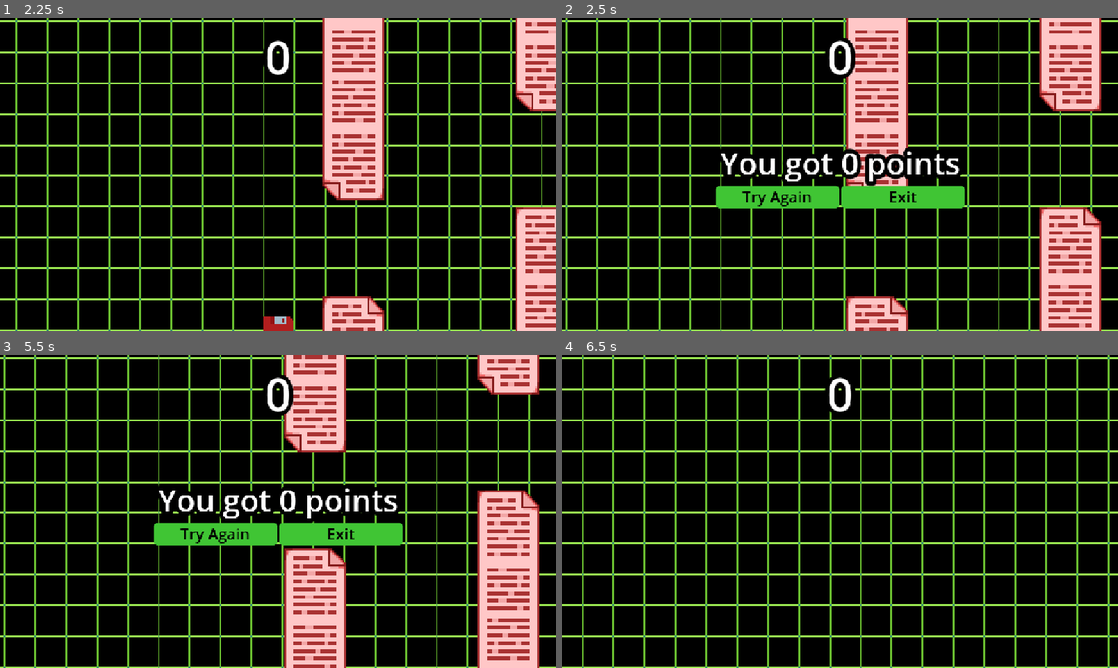
Above: before the commit, frames 1-4 (two rows, left to right).
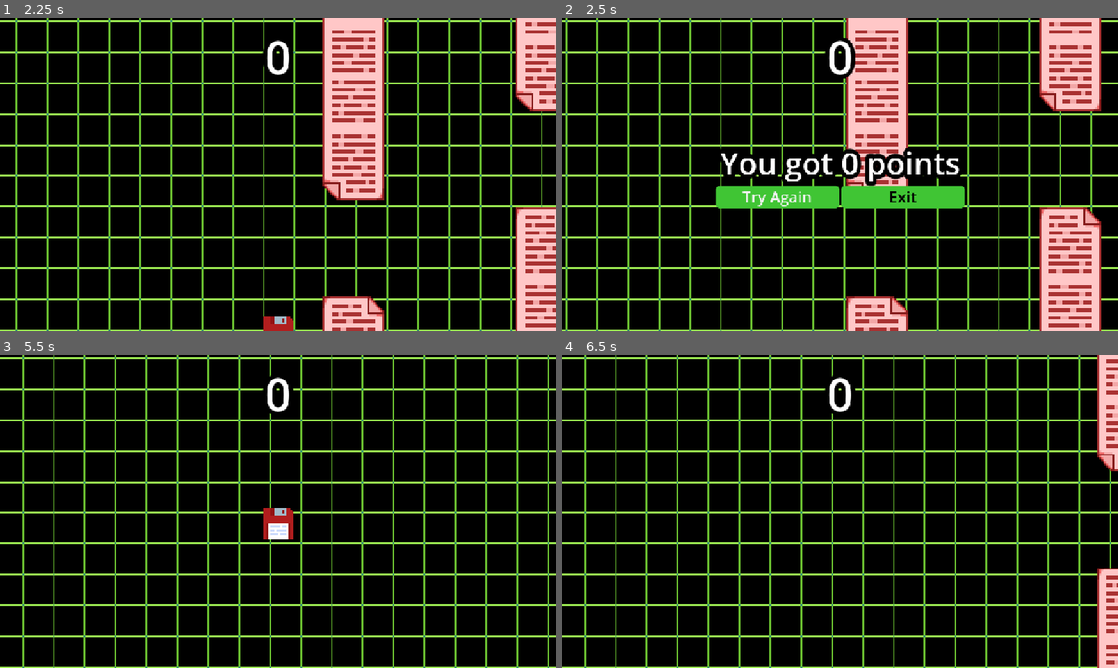
Above: after the commit, the same moments.

Repository: Oblitiel/FlappyDisk
Game: Godot game, scene res://scenes/game_controller/game_controller.tscn
Same seed, same stepped clock (60 frames per second), same inputs: the game is played once before the commit and once after it.
Inputs (mouse positions are in pixels of both pictures, inside the frame that each line leads up to):
- Up to frame 1 (2.25 s): tap Space (jump) at 0.77, 1.07, 1.52, 1.82 s
- Up to frame 2 (2.5 s): no input
- Up to frame 3 (5.5 s): click "Try Again" at 2.75 s; tap Space (jump) at 3.77, 4.07, 4.52, 4.82, 5.27 s
- Up to frame 4 (6.5 s): tap Space (jump) at 5.57 s; click (778, 533) at 5.75 s, where only the run before the commit has a clickable "Try Again"

Frame 1 is identical in both runs. In frame 2, 0.2% of the frame differs, in the area x 32-45%, y 55-61%; in frame 3, 29%, in the area x 0-99%, y 0-100%; in frame 4, 14%.

Commit message:
Death Menu focus

Diff:
--- a/scenes/game_controller/ui_manager.gd
+++ b/scenes/game_controller/ui_manager.gd
@@ -13,9 +13,7 @@
 	return score_ui.score
 
 func show_death_menu() -> void:
-	death_menu.show()
-	print(get_score())
-	death_menu.update_message()
+	death_menu.show_death_menu()
 
 func hide_death_menu() -> void:
-	death_menu.hide()
+	death_menu.hide_death_menu()
--- a/scenes/ui/death_menu/death_menu.gd
+++ b/scenes/ui/death_menu/death_menu.gd
@@ -13,6 +13,13 @@
 func _on_reset_pressed() -> void:
 	GameController.instance.reset_game()
 
-
 func _on_exit_pressed() -> void:
 	GameController.instance.exit_game()
+
+func show_death_menu() -> void:
+	show()
+	update_message()
+	$VBoxContainer/HBoxContainer/Reset.grab_focus()
+
+func hide_death_menu() -> void:
+	hide()
--- a/scenes/ui/death_menu/death_menu.tscn
+++ b/scenes/ui/death_menu/death_menu.tscn
@@ -1,6 +1,9 @@
-[gd_scene load_steps=7 format=3 uid="uid://c1xhvexpi512s"]
+[gd_scene load_steps=8 format=3 uid="uid://c1xhvexpi512s"]
 
 [ext_resource type="Script" uid="uid://bindnygi8rhg" path="res://scenes/ui/death_menu/death_menu.gd" id="1_uqrr2"]
+
+[sub_resource type="StyleBoxFlat" id="StyleBoxFlat_uqrr2"]
+bg_color = Color(0.6, 0.6, 0.6, 0)
 
 [sub_resource type="StyleBoxFlat" id="StyleBoxFlat_lumx3"]
 bg_color = Color(0.102975, 0.411747, 0.134184, 1)
@@ -27,6 +30,7 @@
 [sub_resource type="Theme" id="Theme_k5twr"]
 Button/colors/font_color = Color(0, 0, 0, 1)
 Button/font_sizes/font_size = 32
+Button/styles/focus = SubResource("StyleBoxFlat_uqrr2")
 Button/styles/hover = SubResource("StyleBoxFlat_lumx3")
 Button/styles/normal = SubResource("StyleBoxFlat_k5twr")
 Button/styles/pressed = SubResource("StyleBoxFlat_37fck")
